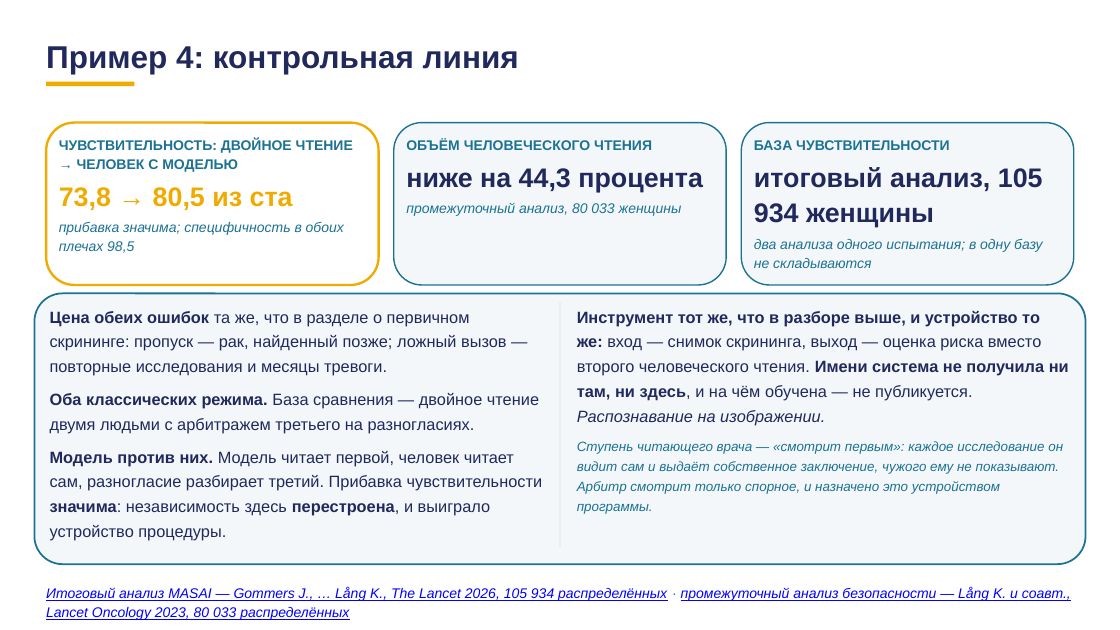
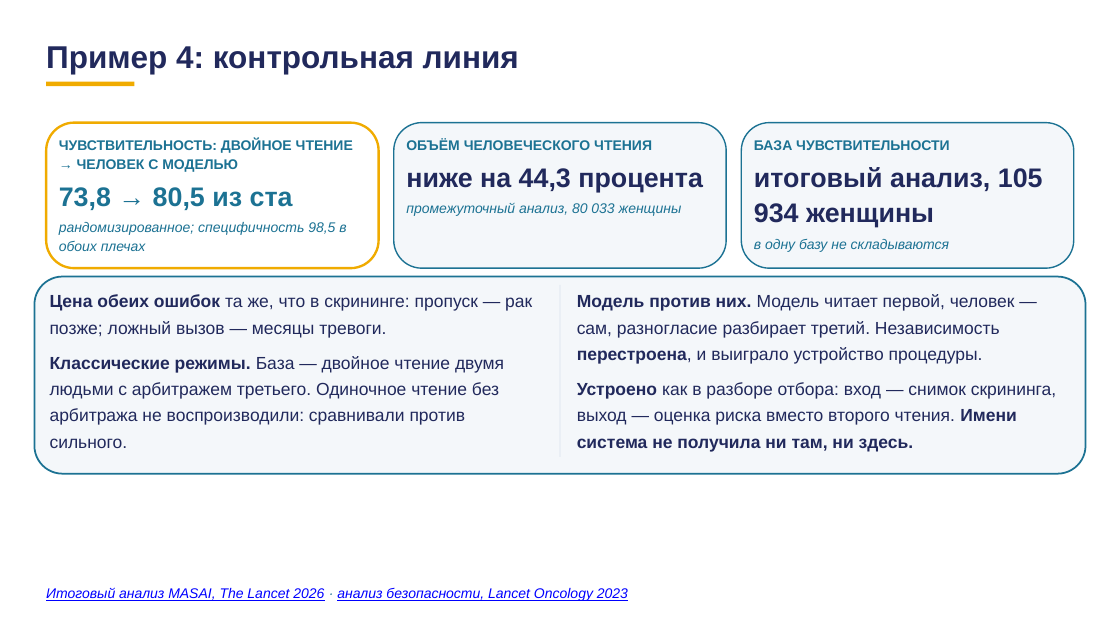
Before and after one commit to tellina-study/AI-usage-lessons, a slide deck: slide 40 of library/lectures/lec-07/rework/deck/lec-07-karkas.pptx (slide 45 before the commit). Drawn at 1120x630 pixels with LibreOffice and Linux fonts; fonts in the diff are those of the drawing. Boxes give left, top, right and bottom in pixels: in the first picture for what was removed or moved away, otherwise in the second. Text is boxed around its words. In the diff, an @@ line names an element or a change of style, - is before the commit and + after.

```diff
--- a/library/lectures/lec-07/rework/deck/lec-07-karkas.pptx
+++ b/library/lectures/lec-07/rework/deck/lec-07-karkas.pptx
@@ rounded rectangle: place and size @@
-rounded rectangle at <box>46,123,379,285</box>
+rounded rectangle at <box>46,123,379,268</box>
@@ rounded rectangle: place and size @@
-rounded rectangle at <box>394,123,727,285</box>
+rounded rectangle at <box>394,123,727,268</box>
@@ rounded rectangle: place and size @@
-rounded rectangle at <box>742,123,1075,285</box>
+rounded rectangle at <box>742,123,1075,268</box>
@@ text "73,8 → 80,5 из ста" at <box>59,187,293,210</box>: text colour #F0AB00 to #1C7293 @@
@@ text at <box>59,222,346,251</box>: text changed @@
-прибавка значима; специфичность в обоих плечах 98,5
+рандомизированное; специфичность 98,5 в обоих плечах
@@ text at <box>754,239,949,252</box>: text changed @@
-два анализа одного испытания; в одну базу не складываются
+в одну базу не складываются
@@ proportions changed in 4 elements at <box>46,123,379,268</box>, <box>394,123,727,268</box>, <box>742,123,1075,268</box>, <box>34,276,1086,474</box> @@
@@ rounded rectangle: place and size @@
-rounded rectangle at <box>34,293,1086,564</box>
+rounded rectangle at <box>34,276,1086,474</box>
@@ text at <box>50,294,532,448</box>: text changed; size 14 to 15 pt @@
-Цена обеих ошибок та же, что в разделе о первичном скрининге: пропуск — рак, найденный позже; ложный вызов — повторные исследования и месяцы тревоги.
-Оба классических режима. База сравнения — двойное чтение двумя людьми с арбитражем третьего на разногласиях.
-Модель против них. Модель читает первой, человек читает сам, разногласие разбирает третий. Прибавка чувствительности значима: независимость здесь перестроена, и выиграло устройство процедуры.
+Цена обеих ошибок та же, что в скрининге: пропуск — рак позже; ложный вызов — месяцы тревоги.
+Классические режимы. База — двойное чтение двумя людьми с арбитражем третьего. Одиночное чтение без арбитража не воспроизводили: сравнивали против сильного.
@@ rectangle: place and size @@
-rectangle at <box>560,302,560,547</box>
+rectangle at <box>560,285,560,457</box>
@@ text at <box>577,294,1057,452</box>: text changed; size 14 to 15 pt; italic off @@
-Инструмент тот же, что в разборе выше, и устройство то же: вход — снимок скрининга, выход — оценка риска вместо второго человеческого чтения. Имени система не получила ни там, ни здесь, и на чём обучена — не публикуется. Распознавание на изображении.
-Ступень читающего врача — «смотрит первым»: каждое исследование он видит сам и выдаёт собственное заключение, чужого ему не показывают. Арбитр смотрит только спорное, и назначено это устройством программы.
+Модель против них. Модель читает первой, человек — сам, разногласие разбирает третий. Независимость перестроена, и выиграло устройство процедуры.
+Устроено как в разборе отбора: вход — снимок скрининга, выход — оценка риска вместо второго чтения. Имени система не получила ни там, ни здесь.
@@ text at <box>46,587,628,601</box>: text changed @@
-Итоговый анализ MASAI — Gommers J., … Lång K., The Lancet 2026, 105 934 распределённых · промежуточный анализ безопасности — Lång K. и соавт., Lancet Oncology 2023, 80 033 распределённых
+Итоговый анализ MASAI, The Lancet 2026 · анализ безопасности, Lancet Oncology 2023
```
Also in this commit, not shown: 77 other slides changed, 23 slides added, 24 slides removed, 1 other file.
